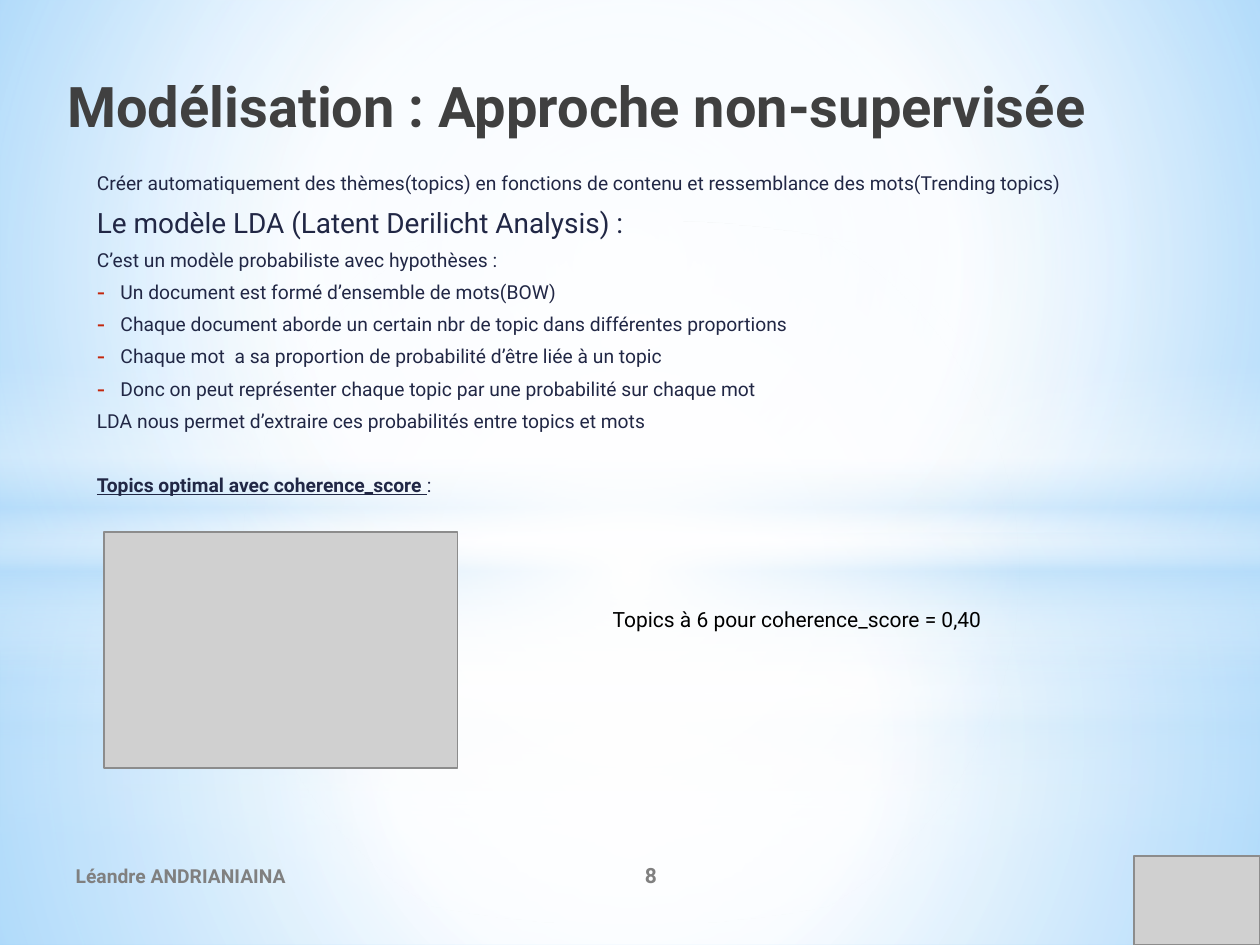
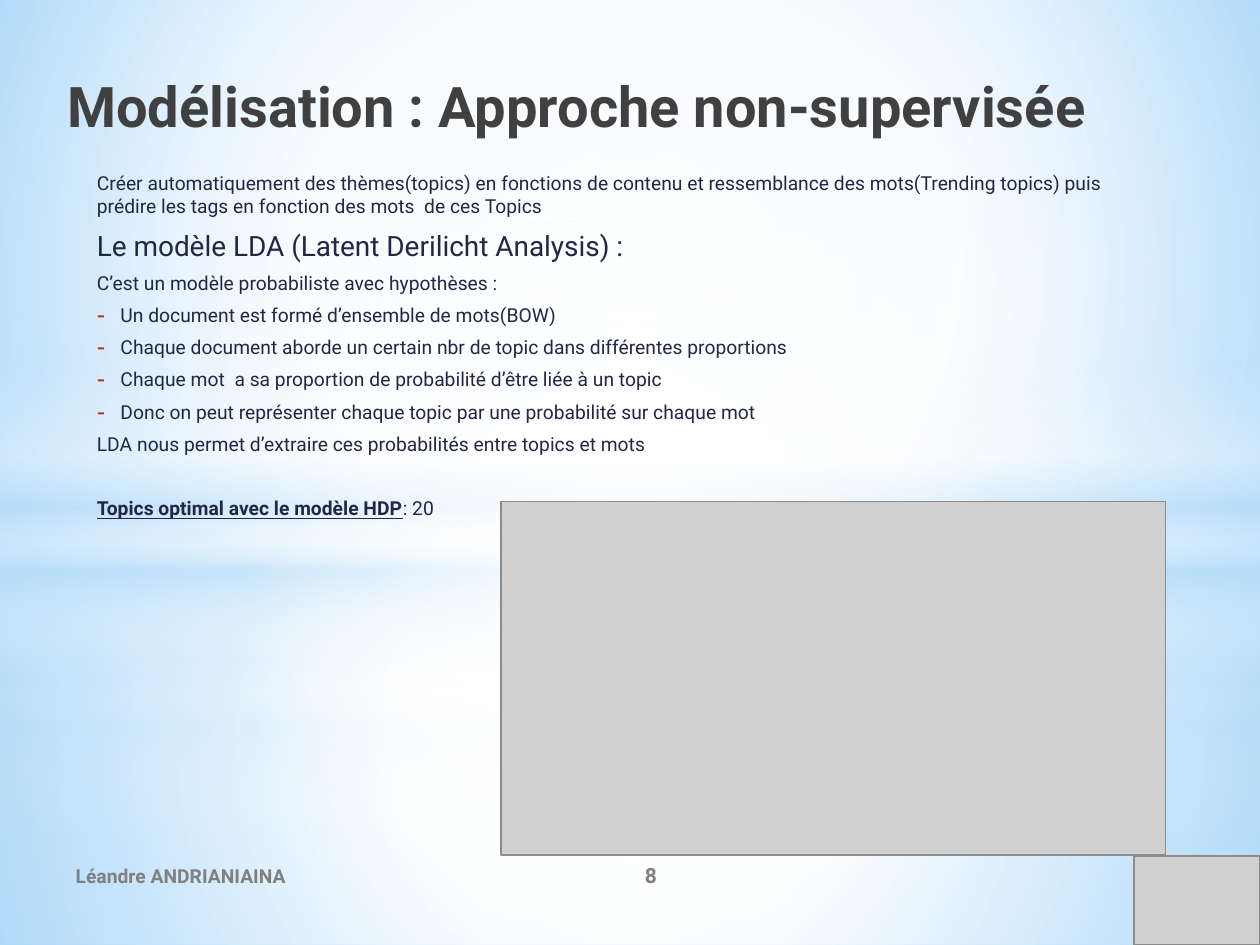
Before and after one commit to leandre12/suggestion-tag, a slide deck: slide 8 of documents/P5_Presentationprojet.pptx. Drawn at 1260x945 pixels with LibreOffice and Linux fonts; fonts in the diff are those of the drawing; grey boxes stand for pictures. Boxes give left, top, right and bottom in pixels: in the first picture for what was removed or moved away, otherwise in the second. Text is boxed around its words. In the diff, an @@ line names an element or a change of style, - is before the commit and + after.

```diff
--- a/documents/P5_Presentationprojet.pptx
+++ b/documents/P5_Presentationprojet.pptx
@@ text at box(97, 175, 1101, 217): text changed @@
-Créer automatiquement des thèmes(topics) en fonctions de contenu et ressemblance des mots(Trending topics)
+Créer automatiquement des thèmes(topics) en fonctions de contenu et ressemblance des mots(Trending topics) puis prédire les tags en fonction des mots de ces Topics
@@ text at box(97, 500, 434, 519): text changed @@
-Topics optimal avec coherence_score :
+Topics optimal avec le modèle HDP: 20
@@ picture added at box(501, 501, 1167, 854) @@
@@ picture removed at box(105, 532, 459, 767) @@
@@ text removed at box(613, 611, 981, 632) @@
-Topics à 6 pour coherence_score = 0,40
```
Also in this commit, not shown: 7 other slides changed, 21 other files.
